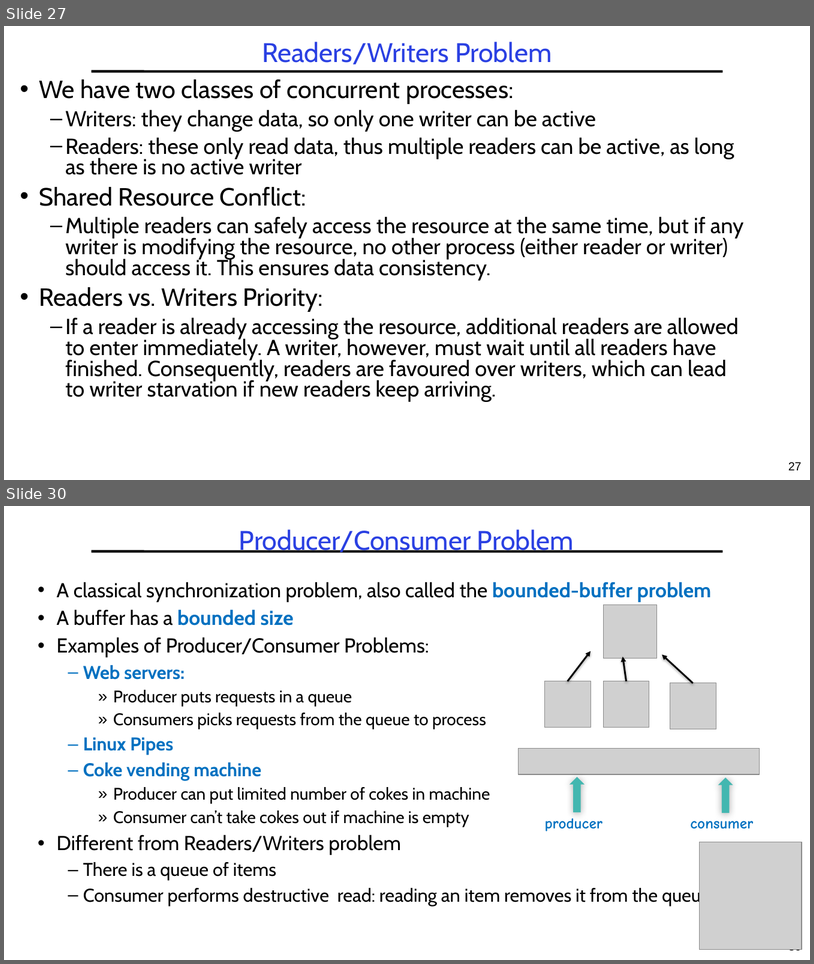
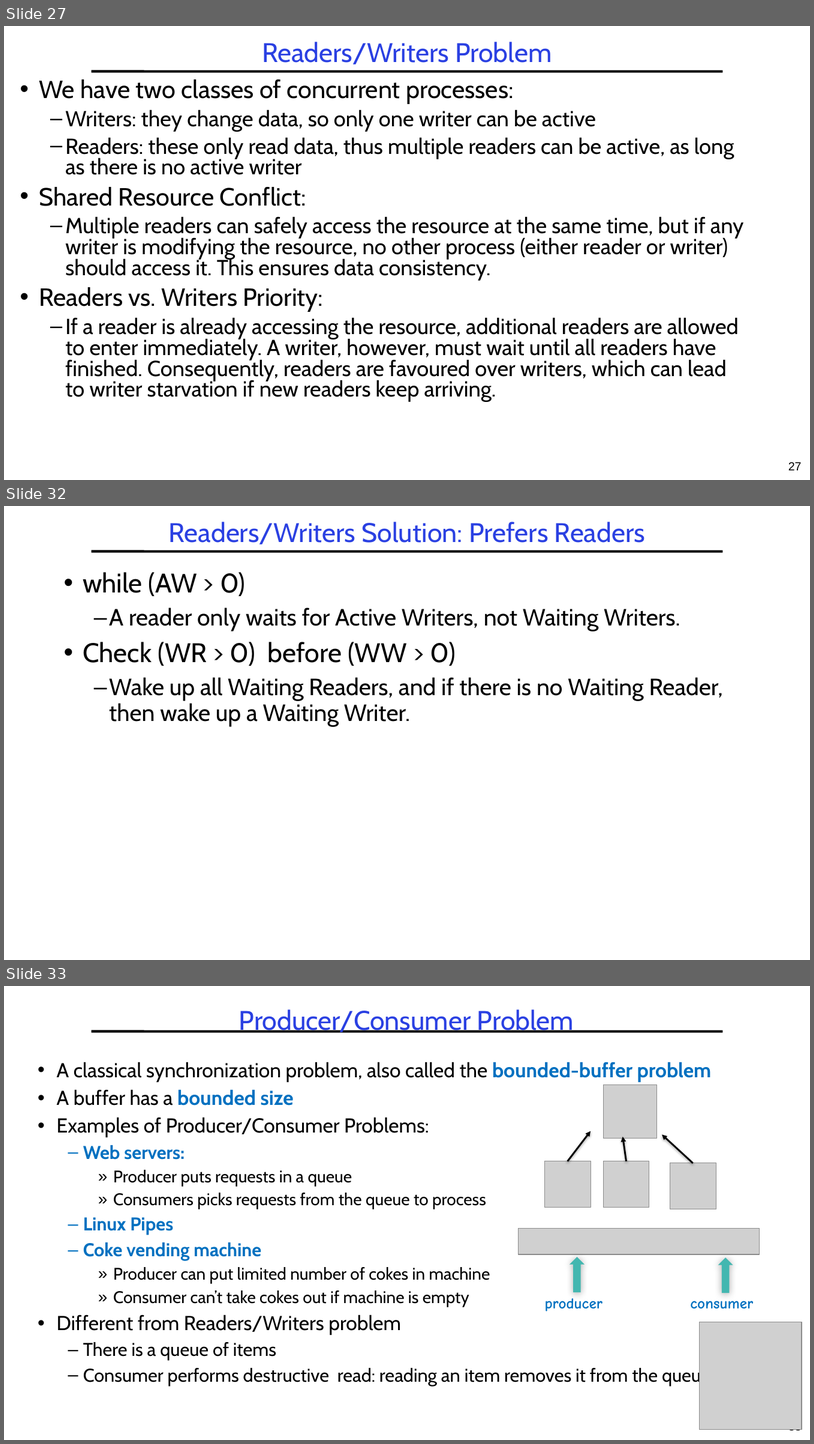
Before and after one commit to guhofstra/CSC256Fa25, a slide deck: PPTs/L3-Synchronization.pptx. Shown one above the other, each under a label of ours: slides 27 and 30 before the commit, slides 27, 32 and 33 after it; the slides between them are not shown. The pictures are 814x964 and 814x1444 pixels, drawn with LibreOffice and Linux fonts; fonts in the diff are those of the drawing; grey boxes stand for pictures. Boxes give left, top, right and bottom in pixels: in the first picture for what was removed or moved away, otherwise in the second. Text is boxed around its words. In the diff, an @@ line names an element or a change of style, - is before the commit and + after.

```diff
--- a/PPTs/L3-Synchronization.pptx
+++ b/PPTs/L3-Synchronization.pptx
@@ slide 32 added at (4, 506, 810, 960), background #FFFFFF; not listed: 1 template element that a slide beside it also shows @@
@@ title added at (168, 522, 645, 544), 32 pt, text #2A40E2 @@
+Readers/Writers Solution: Prefers Readers
@@ text added at (83, 572, 723, 726), 28 pt, text #000000 @@
+• while (AW > 0)
+  – A reader only waits for Active Writers, not Waiting Writers.
+• Check (WR > 0) before (WW > 0)
+  – Wake up all Waiting Readers, and if there is no Waiting Reader, then wake up a Waiting Writer.
@@ what was slide 30 is now slide 33 @@
```
Also in this commit, not shown: 2 slides changed, 2 other slides added, 6 other files.
